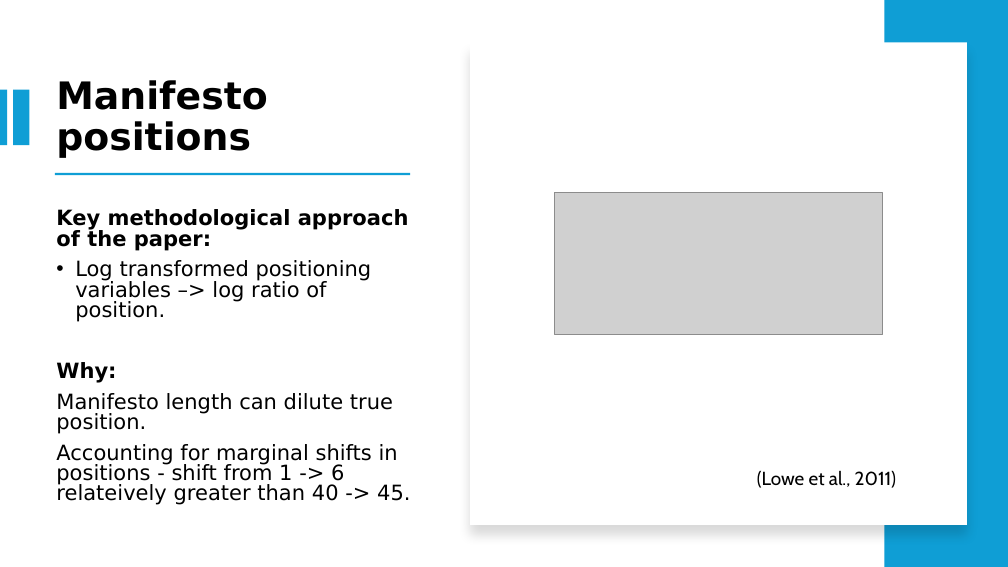
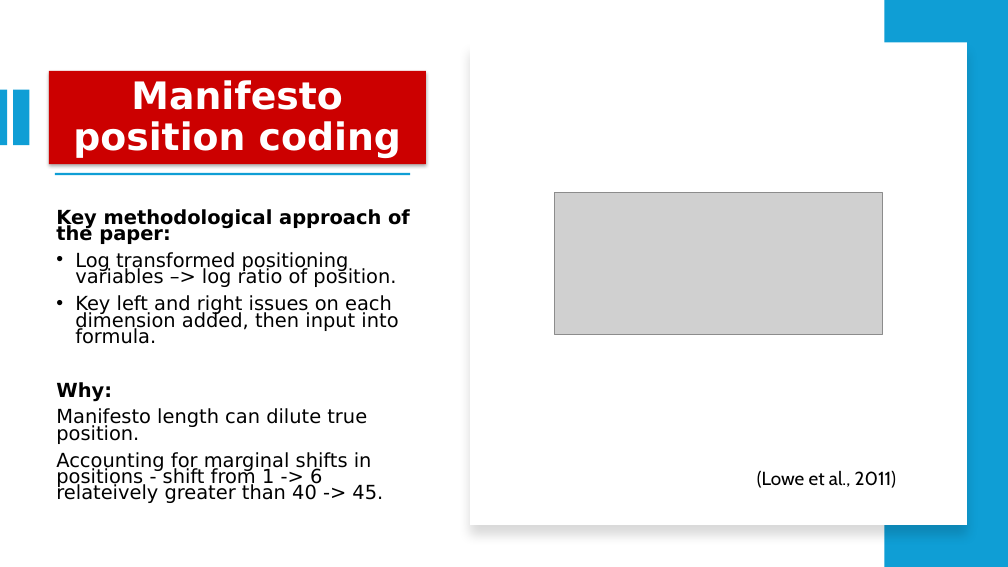
Before and after one commit to dlcy-dc/StatsII_2026, a slide deck: slide 8 of replication/my_replication/Replication paper powerpoint.pptx (slide 7 before the commit). Drawn at 1008x567 pixels with LibreOffice and Linux fonts; fonts in the diff are those of the drawing; grey boxes stand for pictures. Boxes give left, top, right and bottom in pixels: in the first picture for what was removed or moved away, otherwise in the second. Text is boxed around its words. In the diff, an @@ line names an element or a change of style, - is before the commit and + after.

```diff
--- a/replication/my_replication/Replication paper powerpoint.pptx
+++ b/replication/my_replication/Replication paper powerpoint.pptx
@@ title "Manifesto position coding": place and size @@
-title "Manifesto position coding" at (56,80,267,158)
+title "Manifesto position coding" at (48,71,426,164)
@@ title "Manifesto position coding" at (48,71,426,164): fill none to #CC0000; shadow on @@
@@ title at (73,80,401,158): text changed; text colour #000000 to #FFFFFF @@
-Manifesto positions
+Manifesto position coding
@@ text at (56,209,410,503): size 20 to 18.5 pt in "Key methodological approach of the paper:", "Log transformed positioning variables –> log ratio ...", "Why:", "Manifesto length can dilute true position." and 1 more places; line spacing 0.8 to 0.7 @@
@@ text at (75,295,398,344): paragraph added @@
+• Key left and right issues on each dimension added, then input into formula.
```
Also in this commit, not shown: 13 other slides changed, 5 slides added, 1 slide removed.
